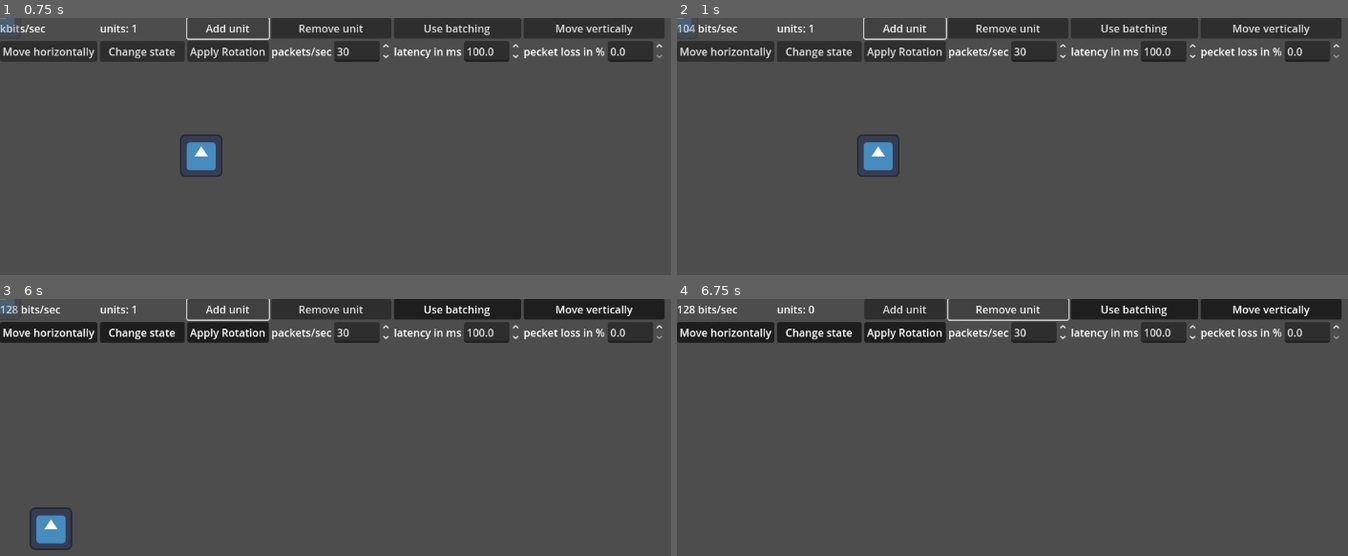
Above: before the commit, frames 1-4 (two rows, left to right).
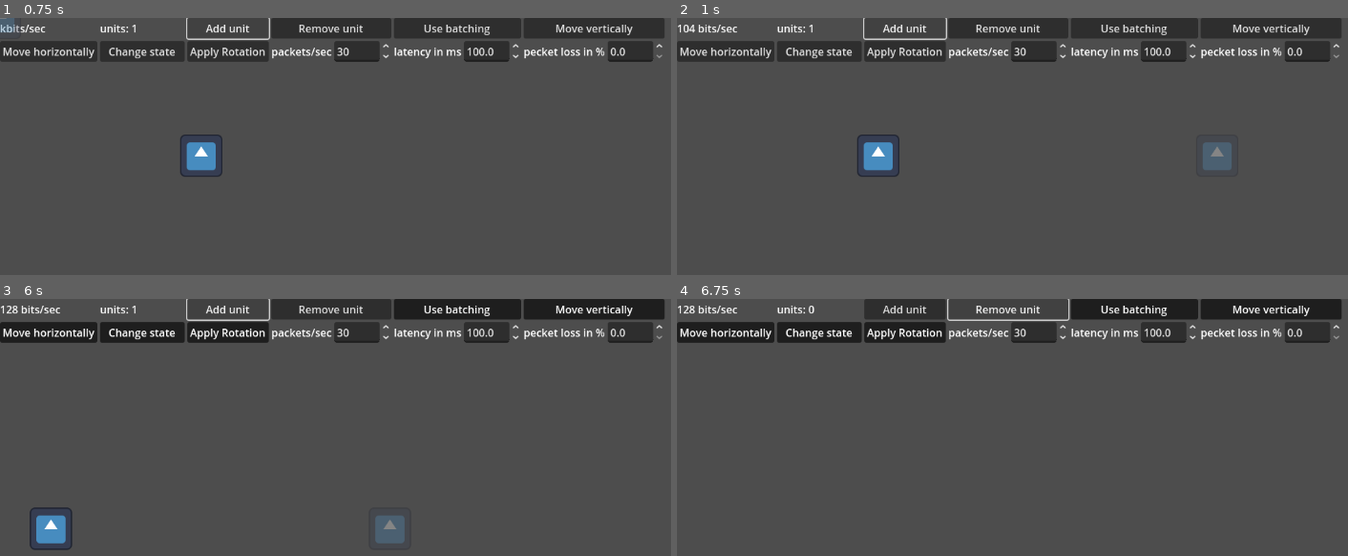
Above: after the commit, the same moments.

Repository: wowtamz/efficient-state-sync
Game: Godot game, scene res://2d/benchmark.tscn
The game is run twice, just before and just after one commit, with the same random seed, the same clock (stepped at 60 frames per second) and the same inputs. The engine's default icon, where the game draws it, is replaced by a stand-in: a white triangle on a blue panel in a dark square.
Inputs:
- Up to frame 1 (0.75 s): click "Add unit" at 0.5 s
- Up to frame 2 (1 s): no input
- Up to frame 3 (6 s): click "Remove unit" at 1.25 s; click "Use batching" at 2 s; click "Move vertically" at 2.75 s; click "Move horizontally" at 3.5 s; click "Change state" at 4.25 s; click "Apply Rotation" at 5 s; click "Add unit" at 5.75 s
- Up to frame 4 (6.75 s): click "Remove unit" at 6.5 s

Frame 1 is identical in both runs. In frame 2, 0.6% of the frame differs, in the area x 0-83%, y 0-60%; in frame 3, 0.6%, in the area x 0-61%, y 0-96%; in frame 4, nothing differs.
Error before the commit: Invalid call. Nonexistent function 'get_value' in base 'RefCounted (StateData)'. (res://2d/shadow.tscn::GDScript_6pqxc:60)
Error after the commit: Assertion failed. (res://UnitTests.gd:39)

Commit message:
added _types attribute to StateData to specify data types for values

Diff:
--- a/StateData.gd
+++ b/StateData.gd
@@ -22,8 +22,17 @@
 #   Data: [val_1]                 Map: [0, 1, 0]   # only val_1 present
 #   Data: [state, val_2]          Map: [1, 0, 1]   # state and val_2 present
 
- ## Index of the state value.
-const STATE = 0
+## Default data type.
+const DEFAULT_TYPE = "half"
+## Index of the time value.
+const TIME = 0
+## Index of the state value.
+const STATE = 1
+
+static var _types = {
+	TIME: "u16",
+	STATE: "u8",
+}
 
 ## Contains the state values.
 var _data: Array = []
@@ -32,7 +41,7 @@
 
 ## Creates a new [StateData] object with passed values for [member StateData.data] and [member StateData.map]
 ## with [member StateData.map] resized to a length of [param _encoded_bits].
-func _init(data: Array = [], map: PackedInt32Array = [], _encoded_bits: int = 4) -> void:
+func _init(data: Array = [], map: PackedInt32Array = [], _encoded_bits: int = 5) -> void:
 	_data = data
 	_map = map.slice(0, _encoded_bits)
 
@@ -42,6 +51,10 @@
 func append(index: int, value: Variant):
 	_map.append(index)
 	_data.append(value)
+
+func get_value(value_index: int) -> Variant:
+	var data_index = _map.find(value_index)
+	return _data[data_index] if data_index >= 0 else null
 
 func equals(state: StateData) -> bool:
 	return _data == state.get_data() and _map == state.get_map()
@@ -63,22 +76,20 @@
 	var buffer := StreamPeerBuffer.new()
 	var map_as_bits = map_to_bits()
 	buffer.put_u8(map_as_bits)
-	for val in _data:
-		if typeof(val) == TYPE_FLOAT:
-			buffer.put_half(val)
-		elif typeof(val) == TYPE_INT:
-			buffer.put_u8(val)
-		else:
-			printerr("Unsupported data type '%s' with value '%s' while writing to byte array." % [typeof(val), str(val)])
 
+	for i in range(_data.size()):
+		var key = _map[i]
+		var type = _types.get(key, DEFAULT_TYPE)
+		var value = _data[i]
+		if type_string:
+			buffer.call("put_%s" % type, value)
 	return buffer.data_array
 
 ## Returns [param bytes] as a new [StateData] object. [br]
 ## With [param encoded_bits] specifying the maximum possbile values encoded in [member StateDate.map].
-static func from_bytes(bytes: PackedByteArray, encoded_bits: int = 4) -> StateData:
+static func from_bytes(bytes: PackedByteArray, encoded_bits: int = 5) -> StateData:
 	var buffer := StreamPeerBuffer.new()
 	buffer.data_array = bytes
-
 	var decoded_map: PackedInt32Array = StateData.bits_to_map(buffer.get_u8(), encoded_bits)
 	var decoded_data: Array = []
 	for i in decoded_map:
@@ -88,11 +99,12 @@
 	return StateData.new(decoded_data, decoded_map, encoded_bits)
 
 static func value_from_bytes(buffer: StreamPeerBuffer, index: int) -> Variant:
-	@warning_ignore("incompatible_ternary")
-	var val: Variant = buffer.get_u8() if index == STATE else buffer.get_half()
+	var type = _types.get(index, DEFAULT_TYPE)
+	var val: Variant = buffer.call("get_%s" % type)
+	#var val: Variant = buffer.get_u8() if index == STATE else buffer.get_half()
 	if typeof(val) == TYPE_FLOAT:
 		var step = 0.1
-		## Round decoded float values to the nearest multiple of step
+		# Round decoded float values to the nearest multiple of step
 		val = snappedf(val, step)
 	return val
 
--- a/StateData2D.gd
+++ b/StateData2D.gd
@@ -7,13 +7,13 @@
 ## sending it over the network with as little size as possible.
 
 # Value indicies
-const POS_X = 1
-const POS_Y = 2
-const ROT = 3
+const POS_X = 2
+const POS_Y = 3
+const ROT = 4
 
 ## Amount of bits used to represent [member _map]. Equivalent
 ## to the maximum possible values which can be encoded into [member _map].
-const ENCODED_BITS = 4
+const ENCODED_BITS = 5
 
 func _init(data: Array = [], map: PackedInt32Array = []) -> void:
 	super._init(data, map, ENCODED_BITS)
--- a/StateData3D.gd
+++ b/StateData3D.gd
@@ -17,12 +17,12 @@
 # Example: [0, 1, 0, 0, 0, 0, 1] -> Only contains POSY and STATE data
 
 # Value indicies
-const POS_X = 1
-const POS_Y = 2
-const POS_Z = 3
-const ROT_X = 4
-const ROT_Y = 5
-const ROT_Z = 6
+const POS_X = 2
+const POS_Y = 3
+const POS_Z = 4
+const ROT_X = 5
+const ROT_Y = 6
+const ROT_Z = 7
 
 ## Amount of bits used to represent [member _map]. Equivalent
 ## to the maximum possible values which can be encoded into [member _map].
